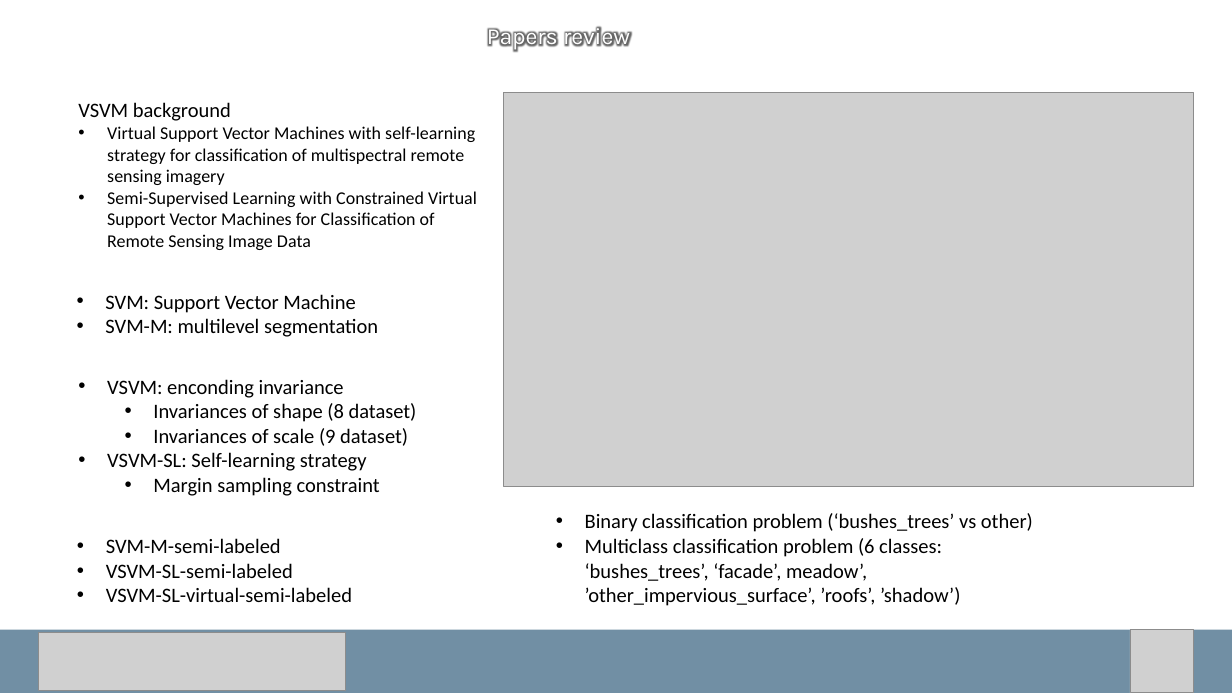
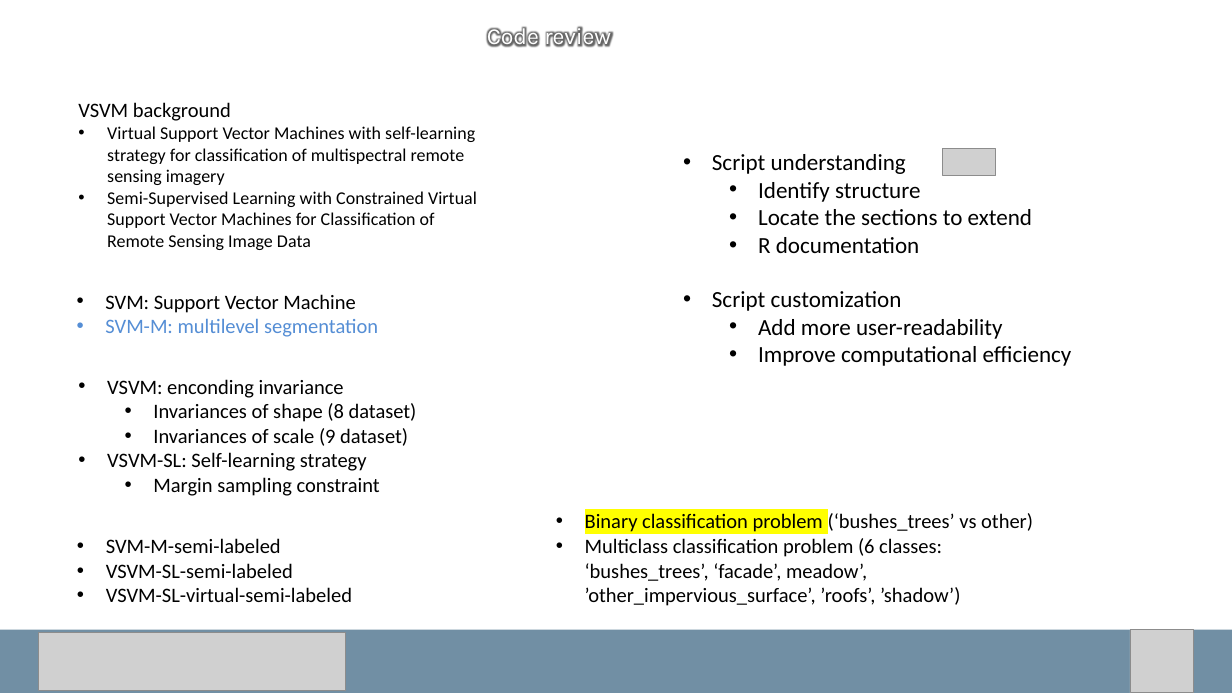
Before and after one commit to carls31/active-learning-virtual-SVM, a slide deck: slide 3 of presentation_CARLASSARA_10601118.pptx (slide 2 before the commit). Drawn at 1232x693 pixels with LibreOffice and Linux fonts; fonts in the diff are those of the drawing; grey boxes stand for pictures. Boxes give left, top, right and bottom in pixels: in the first picture for what was removed or moved away, otherwise in the second. Text is boxed around its words. In the diff, an @@ line names an element or a change of style, - is before the commit and + after.

```diff
--- a/presentation_CARLASSARA_10601118.pptx
+++ b/presentation_CARLASSARA_10601118.pptx
@@ text at (487,26,611,47): text changed @@
-Papers review
+Code review
@@ picture removed at (504,92,1193,487) @@
@@ picture added at (943,149,995,176) @@
@@ text added at (712,154,1032,253), 18 pt, text #000000 @@
+• Script understanding
+  • Identify structure
+  • Locate the sections to extend
+  • R documentation
@@ text added at (712,291,1072,366), 18 pt, text #000000 @@
+• Script customization
+  • Add more user-readability
+  • Improve computational efficiency
@@ text at (105,318,378,337): text colour #000000 to #558ED5 in "SVM-M: multilevel segmentation" @@
@@ text at (585,513,1033,532): highlight none to #FFFF00 in "Binary classification problem" @@
```
Also in this commit, not shown: 3 other slides changed, 1 slide added, 1 slide removed.
